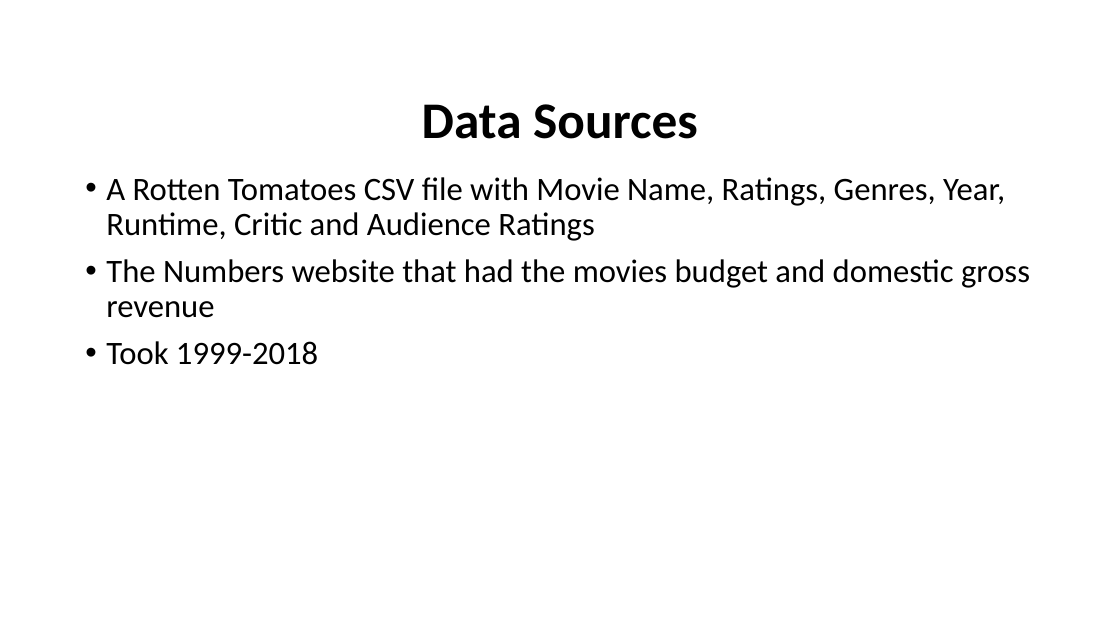
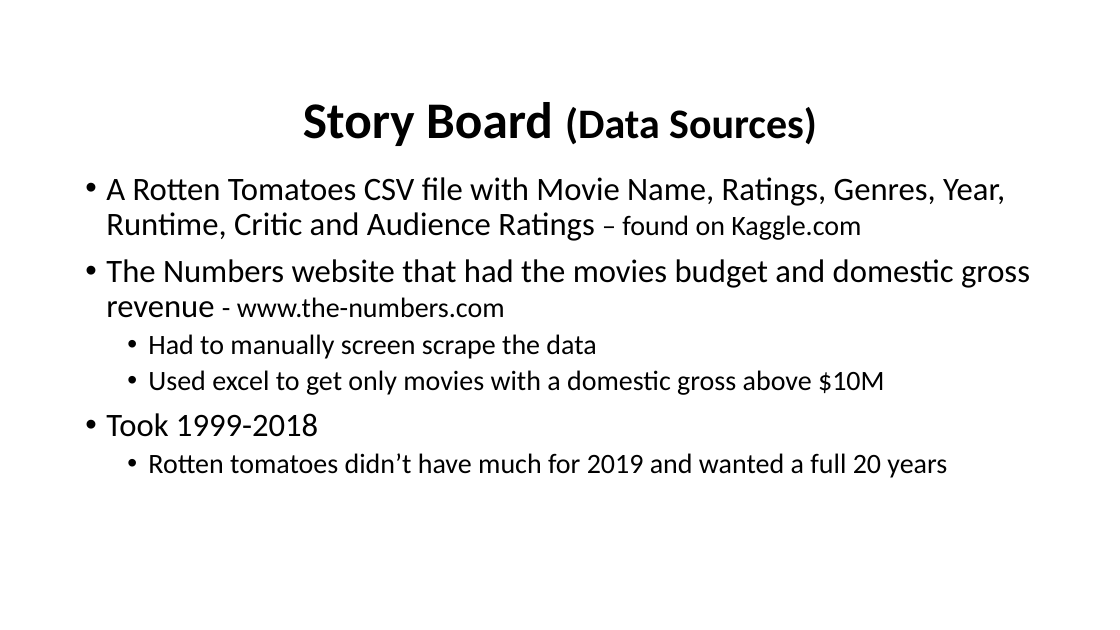
Before and after one commit to abelloma/project1, a slide deck: slide 3 of Project 1 Presentation.pptx. Drawn at 1120x630 pixels with LibreOffice and Linux fonts; fonts in the diff are those of the drawing; background and template pictures are left out. Boxes give left, top, right and bottom in pixels: in the first picture for what was removed or moved away, otherwise in the second. Text is boxed around its words. In the diff, an @@ line names an element or a change of style, - is before the commit and + after.

Commit message:
updated presentation, not finished

```diff
--- a/Project 1 Presentation.pptx
+++ b/Project 1 Presentation.pptx
@@ title at (303, 102, 817, 146): text changed; size 44 to 36 pt @@
-Data Sources
+Story Board (Data Sources)
@@ text at (106, 177, 1030, 395): text changed @@
-• A Rotten Tomatoes CSV file with Movie Name, Ratings, Genres, Year, Runtime, Critic and Audience Ratings
-• The Numbers website that had the movies budget and domestic gross revenue
+• A Rotten Tomatoes CSV file with Movie Name, Ratings, Genres, Year, Runtime, Critic and Audience Ratings – found on Kaggle.com
+• The Numbers website that had the movies budget and domestic gross revenue - www.the-numbers.com
+  • Had to manually screen scrape the data
+  • Used excel to get only movies with a domestic gross above $10M
@@ text at (148, 453, 947, 478): paragraph added @@
+  • Rotten tomatoes didn’t have much for 2019 and wanted a full 20 years
```
Also in this commit, not shown: 6 other slides changed, 8 slides added, 3 other files.
